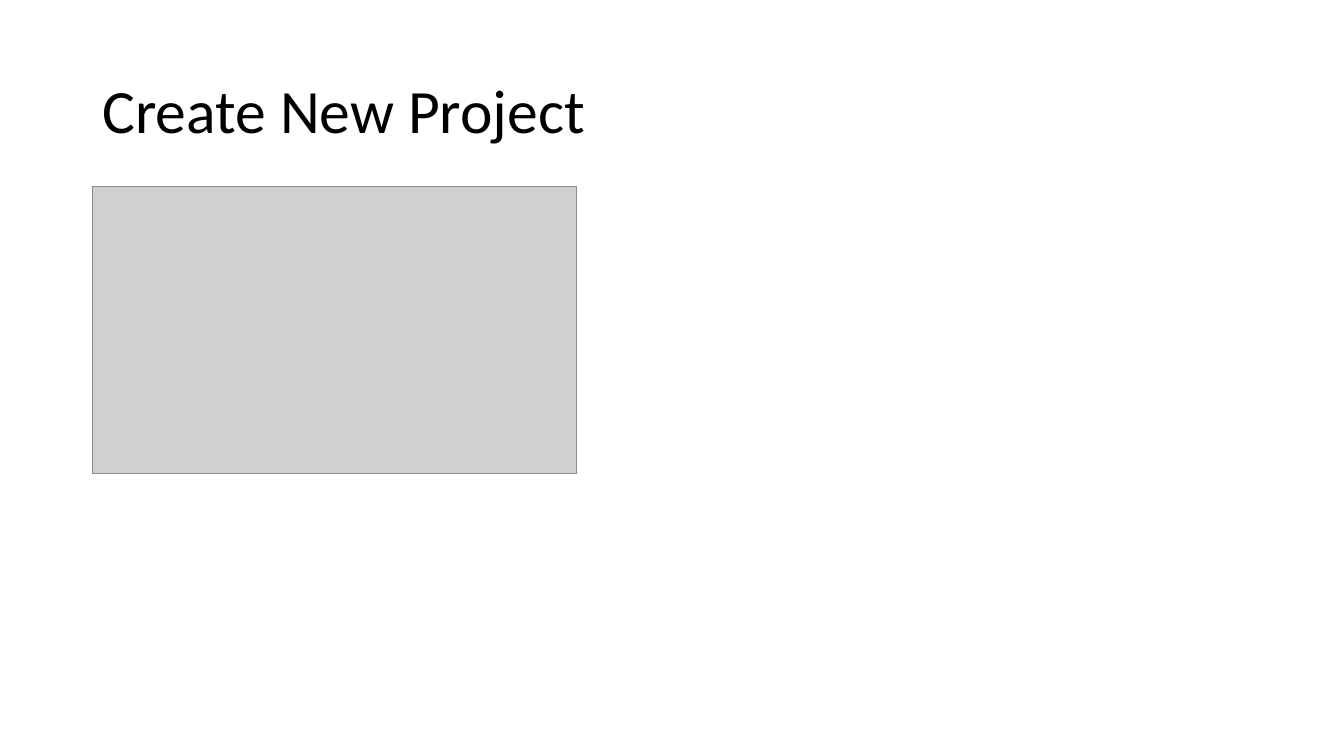
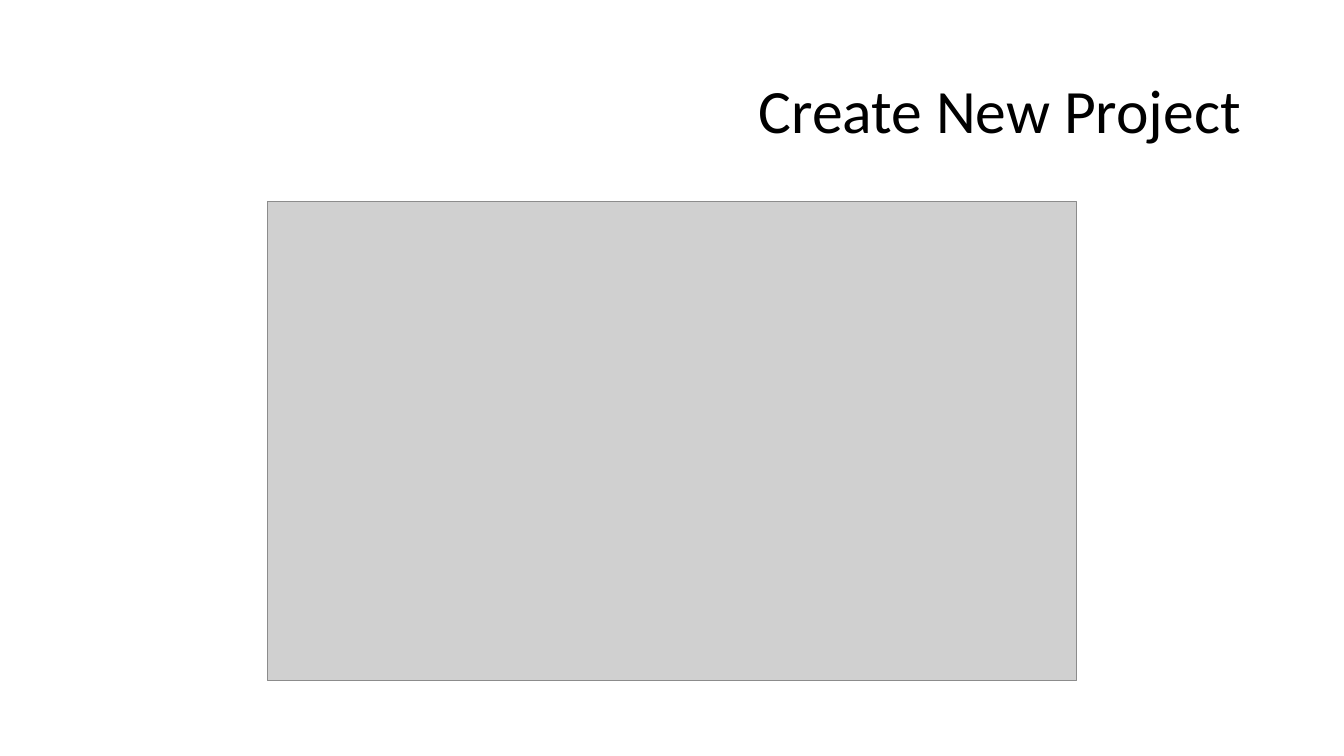
Before and after one commit to Nadzmi-Freelance/Android-Training, a slide deck: slide 2 of presentation/project.pptx. Drawn at 1344x756 pixels with LibreOffice and Linux fonts; fonts in the diff are those of the drawing; grey boxes stand for pictures. Boxes give left, top, right and bottom in pixels: in the first picture for what was removed or moved away, otherwise in the second. Text is boxed around its words. In the diff, an @@ line names an element or a change of style, - is before the commit and + after.

```diff
--- a/presentation/project.pptx
+++ b/presentation/project.pptx
@@ title "Create New Project": place and size @@
-title "Create New Project" at (102, 90, 585, 144)
+title "Create New Project" at (759, 90, 1241, 144)
@@ title "Create New Project" at (759, 90, 1241, 144): alignment left to right @@
@@ picture: place and size @@
-picture at (93, 187, 577, 474)
+picture at (267, 202, 1077, 682)
```
Also in this commit, not shown: 1 other slide changed, 23 slides added, 4 slides removed, 3 other files.
